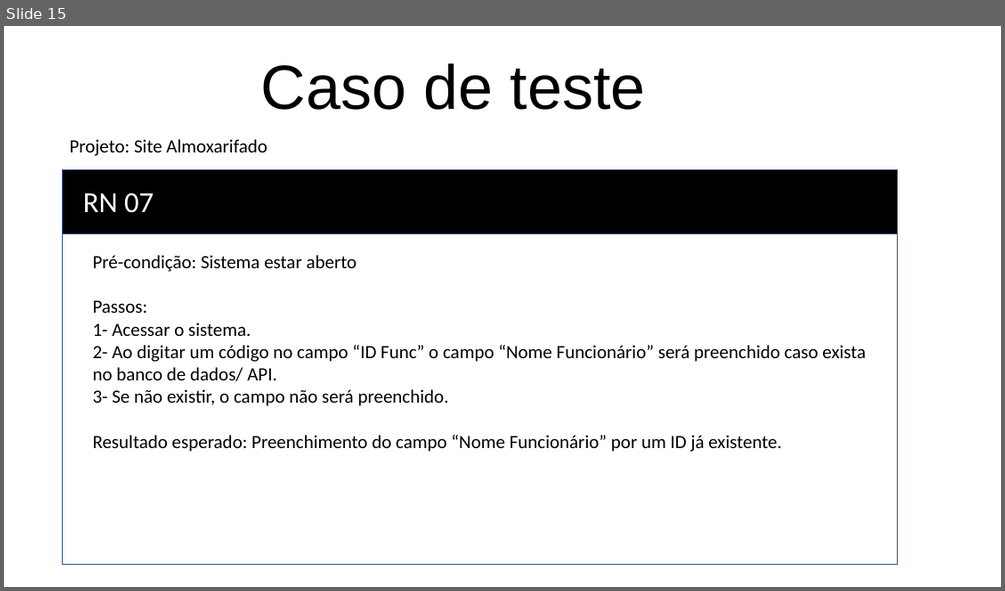
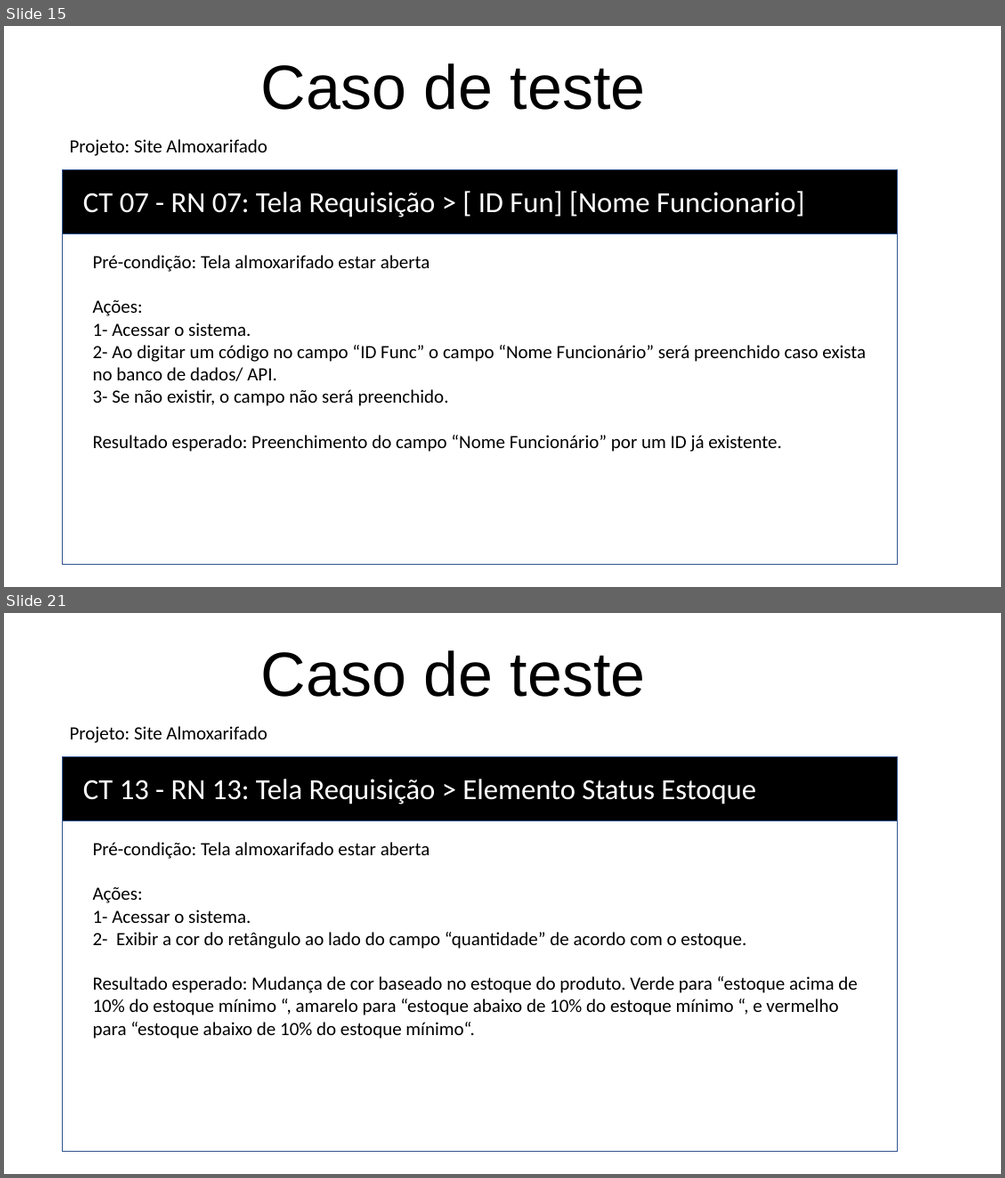
Before and after one commit to RaissaBarbs/Almoxarifado, a slide deck: RegrasNegocio/RN_Requisitos.pptx. Shown one above the other, each under a label of ours: slide 15 before the commit, slides 15 and 21 after it; the slides between them are not shown. The pictures are 1005x591 and 1005x1178 pixels, drawn with LibreOffice and Linux fonts; fonts in the diff are those of the drawing. Boxes give left, top, right and bottom in pixels: in the first picture for what was removed or moved away, otherwise in the second. Text is boxed around its words. In the diff, an @@ line names an element or a change of style, - is before the commit and + after.

```diff
--- a/RegrasNegocio/RN_Requisitos.pptx
+++ b/RegrasNegocio/RN_Requisitos.pptx
@@ slide 21 added at [4, 613, 1001, 1174], background #FFFFFF @@
@@ title added at [261, 650, 646, 697], 60 pt, text #000000 @@
+Caso de teste
@@ text added at [70, 726, 267, 743], 18 pt, text #000000 @@
+Projeto: Site Almoxarifado
@@ rectangle added at [63, 756, 898, 1151], fill #FFFFFF, outline #325491 1 pt @@
@@ rectangle added at [63, 756, 898, 821], fill #000000, outline #325491 1 pt @@
@@ text added at [83, 779, 756, 804], 28 pt, text #FFFFFF @@
+CT 13 - RN 13: Tela Requisição > Elemento Status Estoque
@@ text added at [93, 842, 857, 1038], 18 pt, text #000000 @@
+Pré-condição: Tela almoxarifado estar aberta
+Ações:
+1- Acessar o sistema.
+2- Exibir a cor do retângulo ao lado do campo “quantidade” de acordo com o estoque.
+Resultado esperado: Mudança de cor baseado no estoque do produto. Verde para “estoque acima de 10% do estoque mínimo “, amarelo para “estoque abaixo de 10% do estoque mínimo “, e vermelho para “estoque abaixo de 10% do estoque mínimo“.
@@ slide 15 changed as well @@
@@ text at [83, 191, 805, 217]: text changed @@
-RN 07
+CT 07 - RN 07: Tela Requisição > [ ID Fun] [Nome Funcionario]
@@ text at [93, 255, 430, 316]: text changed @@
-Pré-condição: Sistema estar aberto
-Passos:
+Pré-condição: Tela almoxarifado estar aberta
+Ações:
```
Also in this commit, not shown: 6 other slides changed, 6 other slides added, 1 other file.
